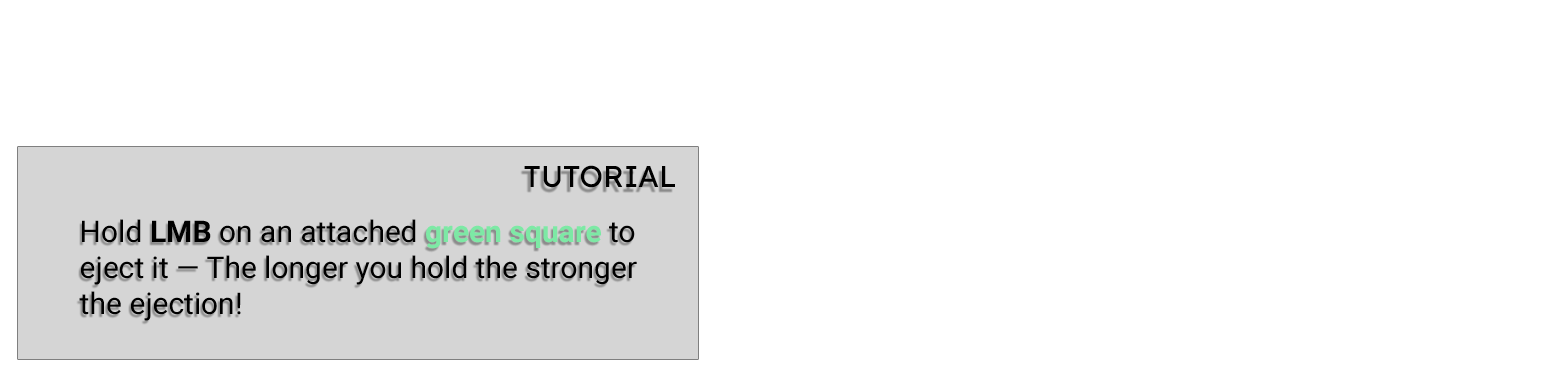
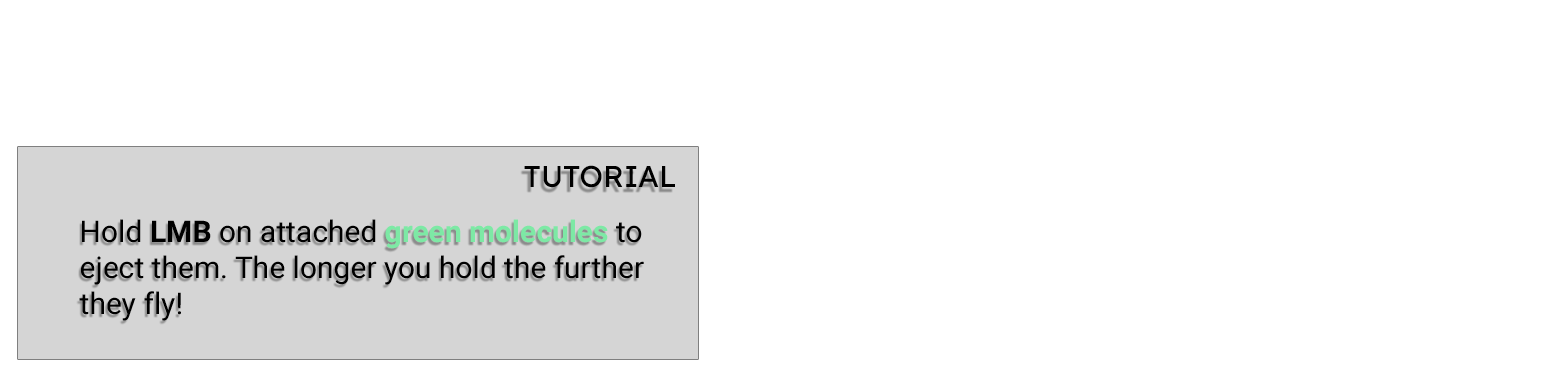
Layer changes from the first 1564 x 373 image to the second:
painted on "TUTORIAL" over (556, 166, 652, 187)
renamed "Hold LMB on an attached green square to eject it — The longer y" to "Hold LMB on attached green molecules to eject them. The longer", painted on it over (120, 219, 644, 321)
